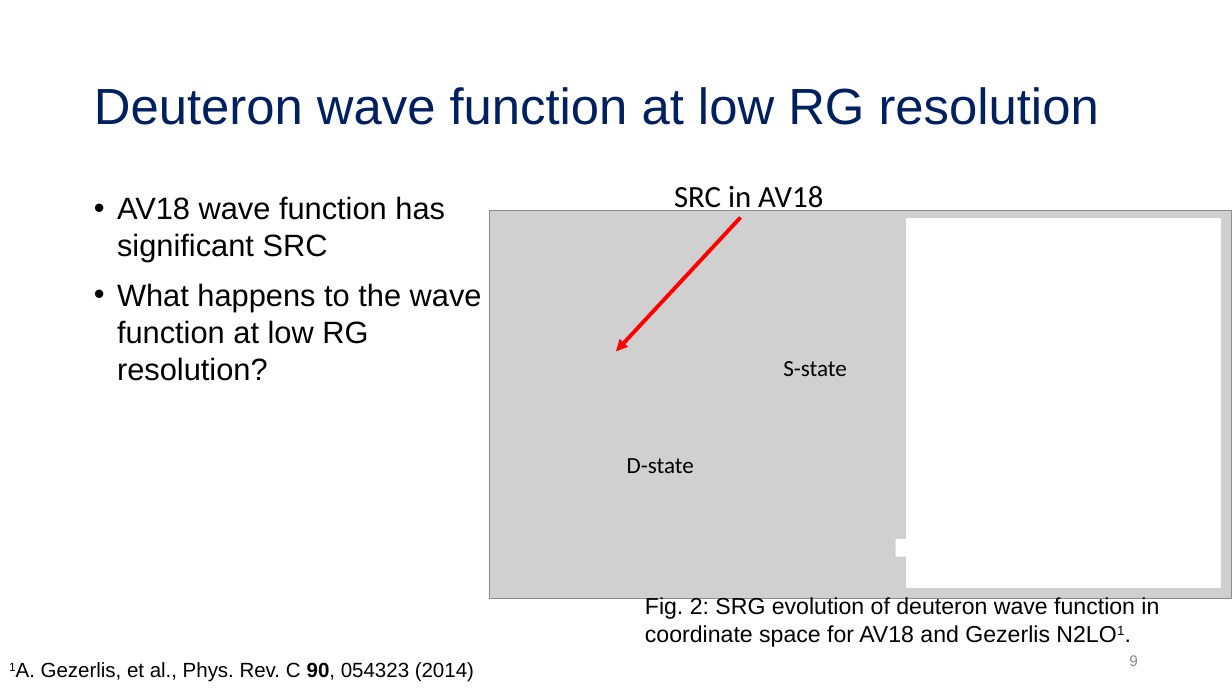
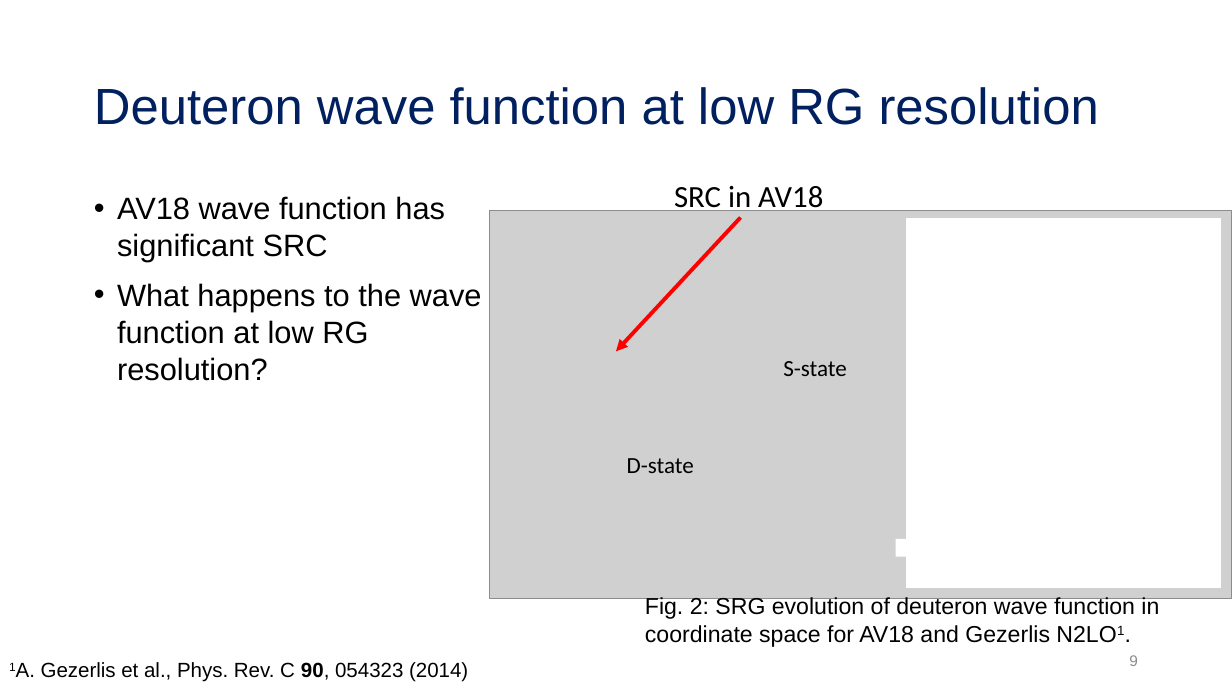
Before and after one commit to tropiano4/tropiano-srg, a slide deck: slide 9 of Presentations/DNP_October2020/tropiano_dnp_october2020.pptx. Drawn at 1232x693 pixels with LibreOffice and Linux fonts; fonts in the diff are those of the drawing; grey boxes stand for pictures. Boxes give left, top, right and bottom in pixels: in the first picture for what was removed or moved away, otherwise in the second. Text is boxed around its words. In the diff, an @@ line names an element or a change of style, - is before the commit and + after.

```diff
--- a/Presentations/DNP_October2020/tropiano_dnp_october2020.pptx
+++ b/Presentations/DNP_October2020/tropiano_dnp_october2020.pptx
@@ text at box(41, 662, 468, 682): text changed @@
-1A. Gezerlis, et al., Phys. Rev. C 90, 054323 (2014)
+1A. Gezerlis et al., Phys. Rev. C 90, 054323 (2014)
```
Also in this commit, not shown: 1 other file.
